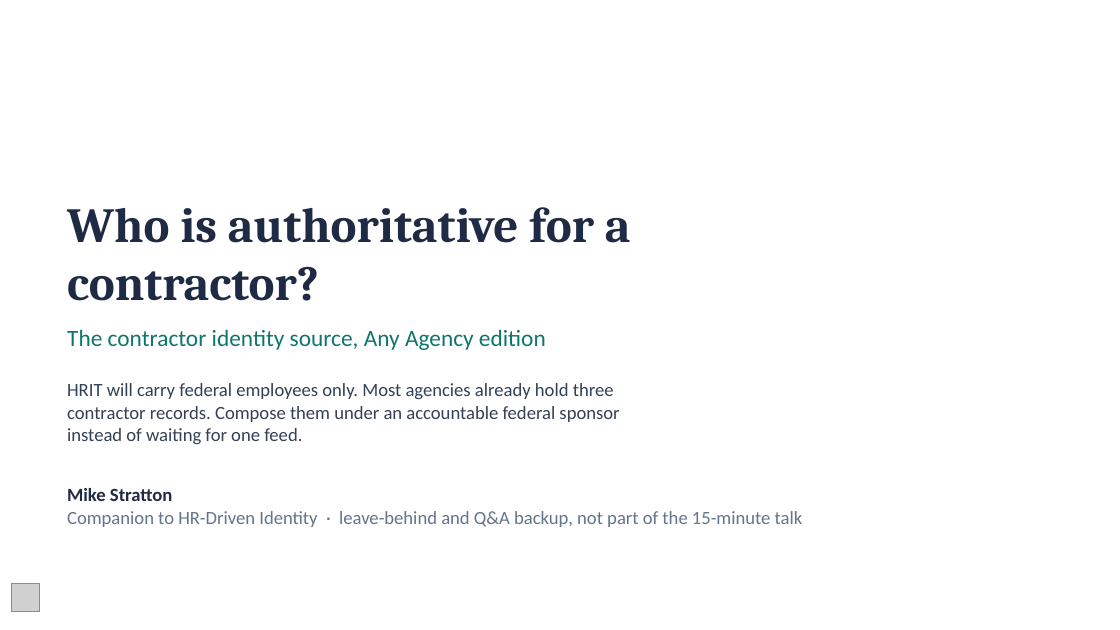
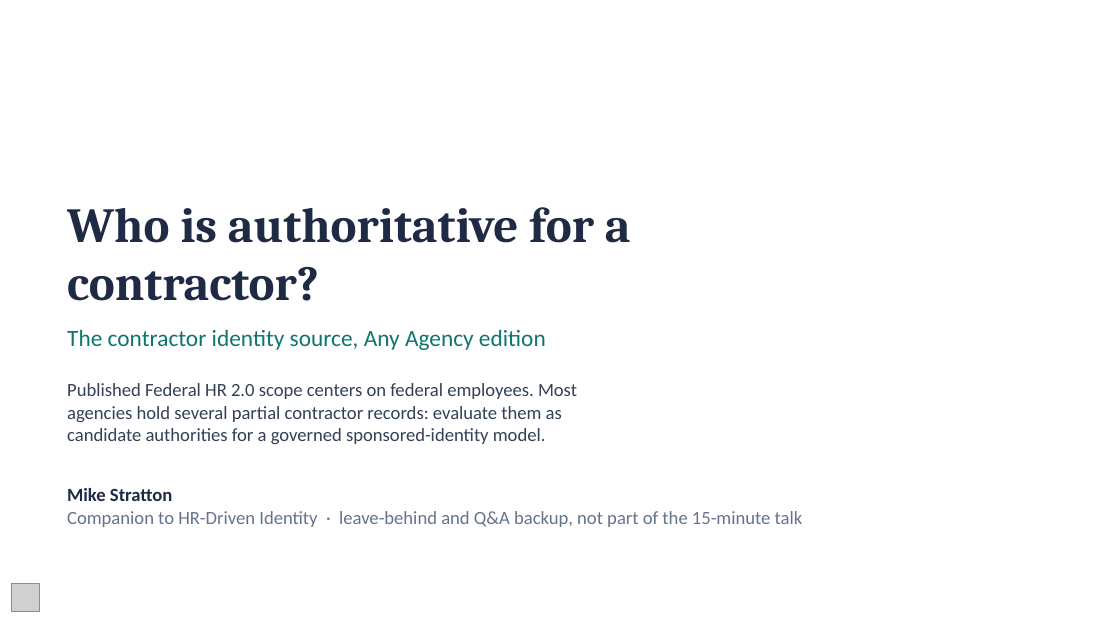
Before and after one commit to WhalerMike/modernization-workbook, a slide deck: slide 1 of presentations/hr-driven-identity-interview/HR_Driven_Identity_Contractor_Source_AnyAgency_Narrated.pptx. Drawn at 1120x630 pixels with LibreOffice and Linux fonts; fonts in the diff are those of the drawing; grey boxes stand for pictures; background and template pictures are left out. Boxes give left, top, right and bottom in pixels: in the first picture for what was removed or moved away, otherwise in the second. Text is boxed around its words. In the diff, an @@ line names an element or a change of style, - is before the commit and + after.

```diff
--- a/presentations/hr-driven-identity-interview/HR_Driven_Identity_Contractor_Source_AnyAgency_Narrated.pptx
+++ b/presentations/hr-driven-identity-interview/HR_Driven_Identity_Contractor_Source_AnyAgency_Narrated.pptx
@@ text at (x1=67, y1=383, x2=577, y2=444): text changed @@
-HRIT will carry federal employees only. Most agencies already hold three contractor records. Compose them under an accountable federal sponsor instead of waiting for one feed.
+Published Federal HR 2.0 scope centers on federal employees. Most agencies hold several partial contractor records: evaluate them as candidate authorities for a governed sponsored-identity model.
```
Also in this commit, not shown: 6 other slides changed, 22 other files.
